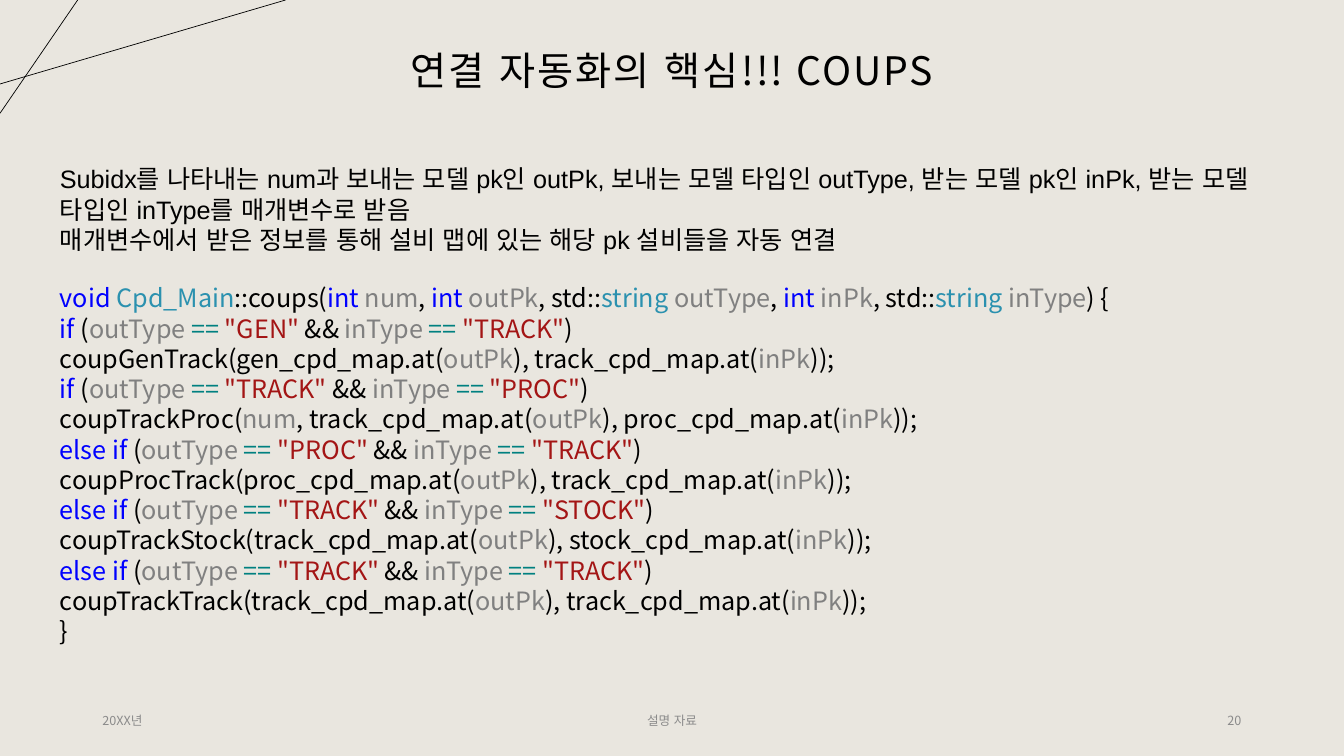
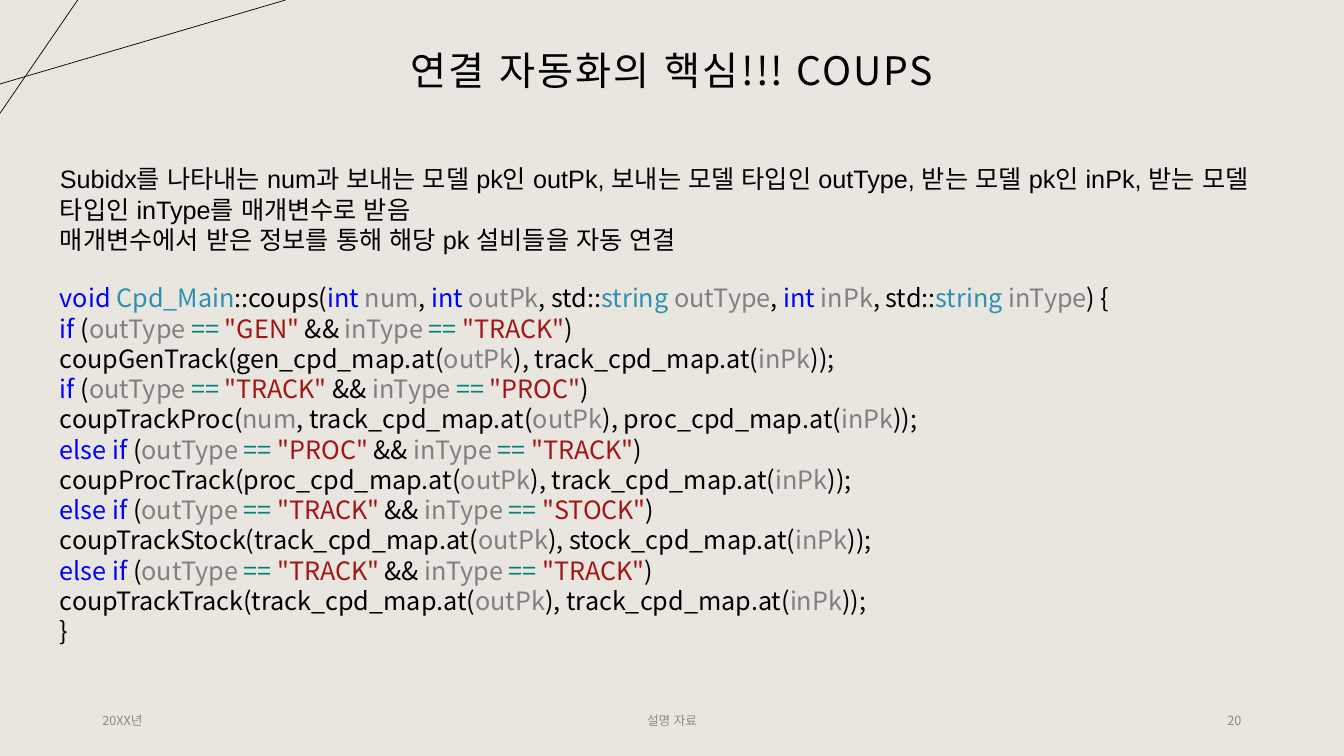
Before and after one commit to Tentailsahri/DT_FINAL_Project, a slide deck: slide 20 of 문서/시나리오에 따른 공정 시뮬레이션 발표 - 박민준.pptx. Drawn at 1344x756 pixels with LibreOffice and Linux fonts; fonts in the diff are those of the drawing. Boxes give left, top, right and bottom in pixels: in the first picture for what was removed or moved away, otherwise in the second. Text is boxed around its words. In the diff, an @@ line names an element or a change of style, - is before the commit and + after.

```diff
--- a/문서/시나리오에 따른 공정 시뮬레이션 발표 - 박민준.pptx
+++ b/문서/시나리오에 따른 공정 시뮬레이션 발표 - 박민준.pptx
@@ text at bbox=[60, 223, 676, 255]: text changed @@
-매개변수에서 받은 정보를 통해 설비 맵에 있는 해당 pk 설비들을 자동 연결
+매개변수에서 받은 정보를 통해 해당 pk 설비들을 자동 연결
```
Also in this commit, not shown: 1 other slide changed.
